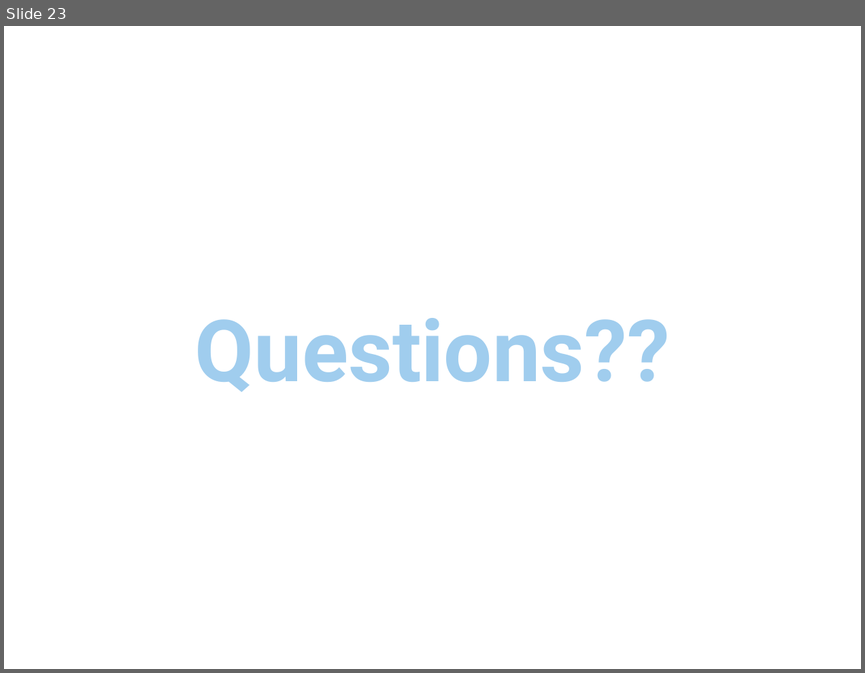
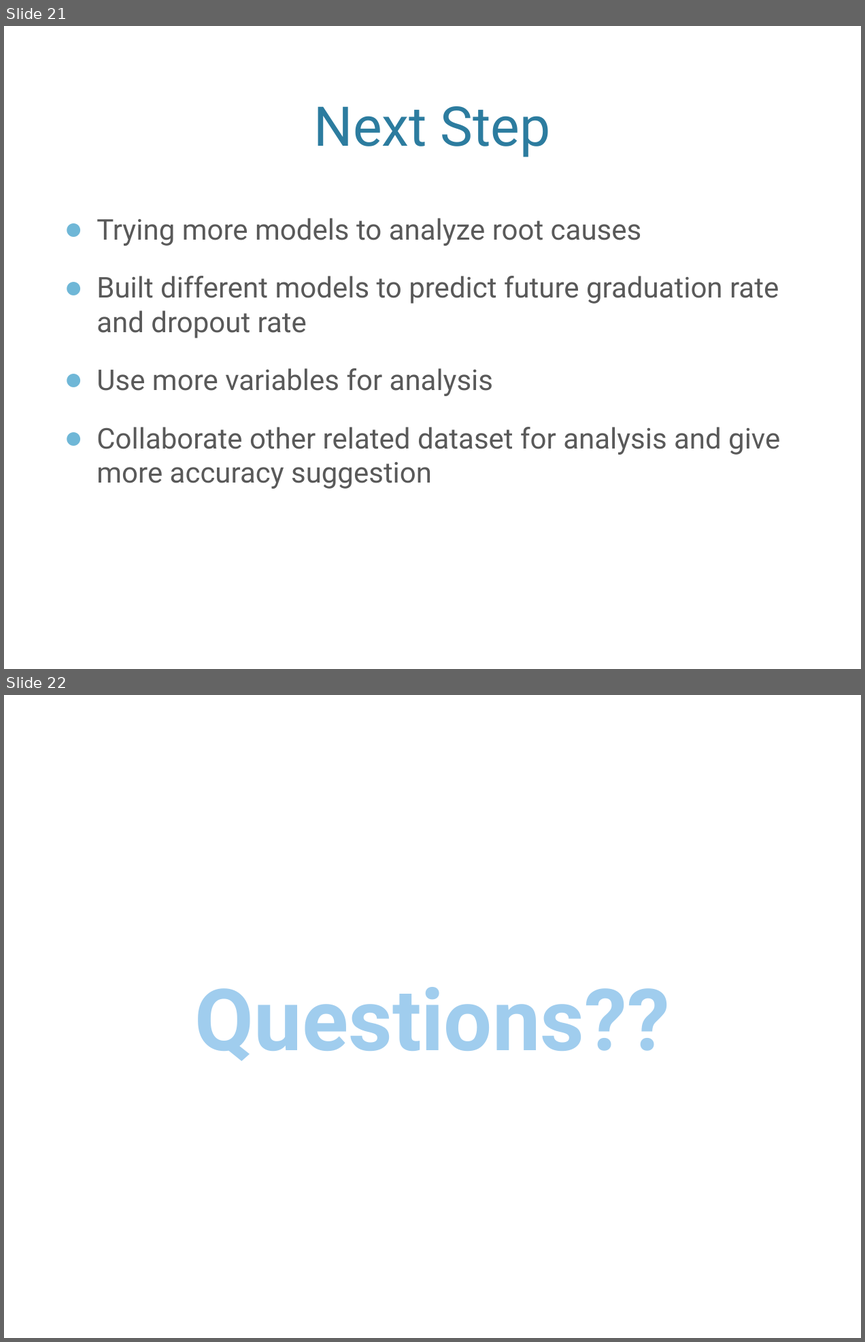
Before and after one commit to lqingsandra/DAT_SF_19, a slide deck: Homework/Project/presentation.pptx. Shown one above the other, each under a label of ours: slide 23 before the commit, slides 21 and 22 after it. The pictures are 865x673 and 865x1342 pixels, drawn with LibreOffice and Linux fonts; fonts in the diff are those of the drawing; background and template pictures are left out. Boxes give left, top, right and bottom in pixels: in the first picture for what was removed or moved away, otherwise in the second. Text is boxed around its words. In the diff, an @@ line names an element or a change of style, - is before the commit and + after.

```diff
--- a/Homework/Project/presentation.pptx
+++ b/Homework/Project/presentation.pptx
@@ slide 21 added at (x1=4, y1=26, x2=861, y2=669), background picture (left out) @@
@@ title added at (x1=314, y1=106, x2=551, y2=157), 46 pt, text #2C7C9F @@
+Next Step
@@ text added at (x1=96, y1=218, x2=780, y2=488), 24 pt, text #595959 @@
+● Trying more models to analyze root causes
+● Built different models to predict future graduation rate and dropout rate
+● Use more variables for analysis
+● Collaborate other related dataset for analysis and give more accuracy suggestion
@@ what was slide 23 is now slide 22 @@
```
Also in this commit, not shown: 1 slide changed, 2 slides removed.
